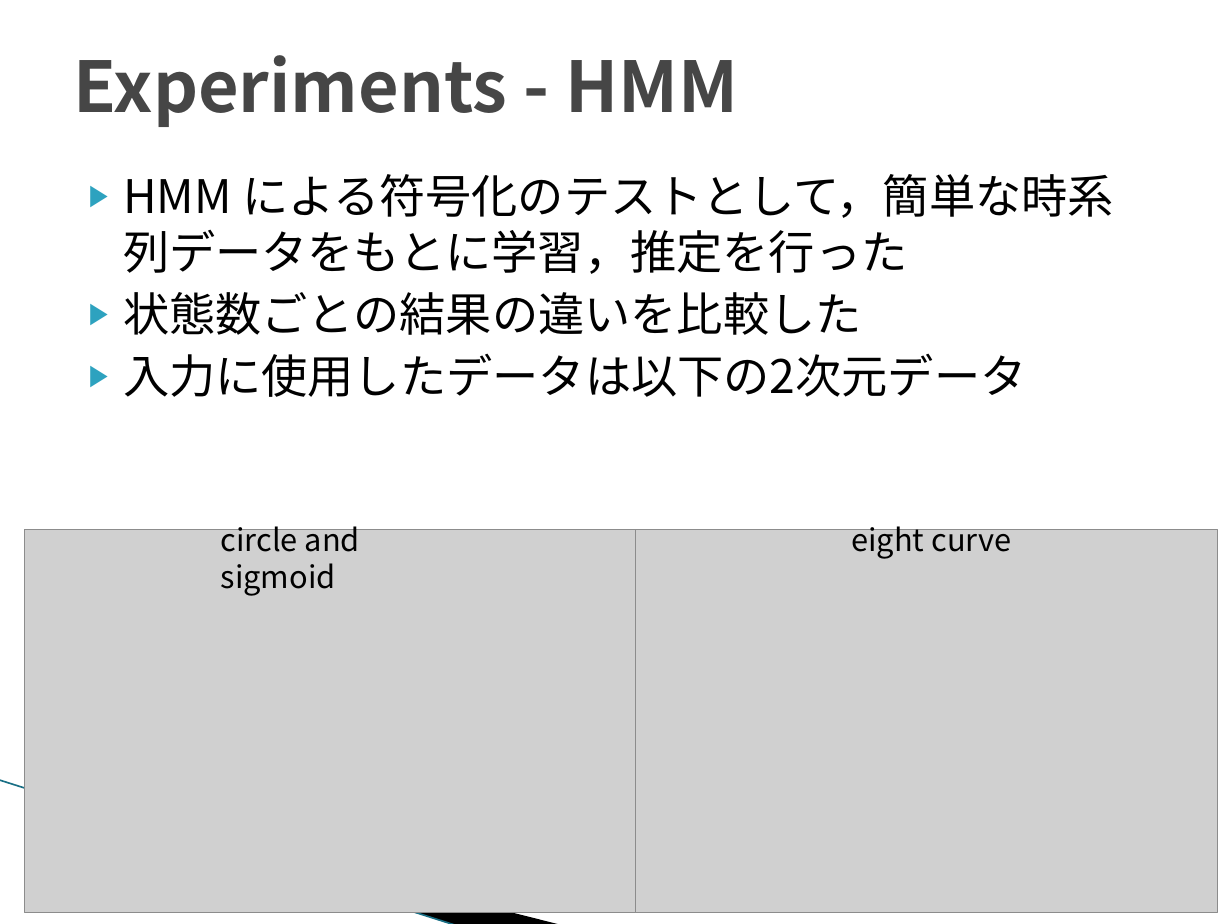
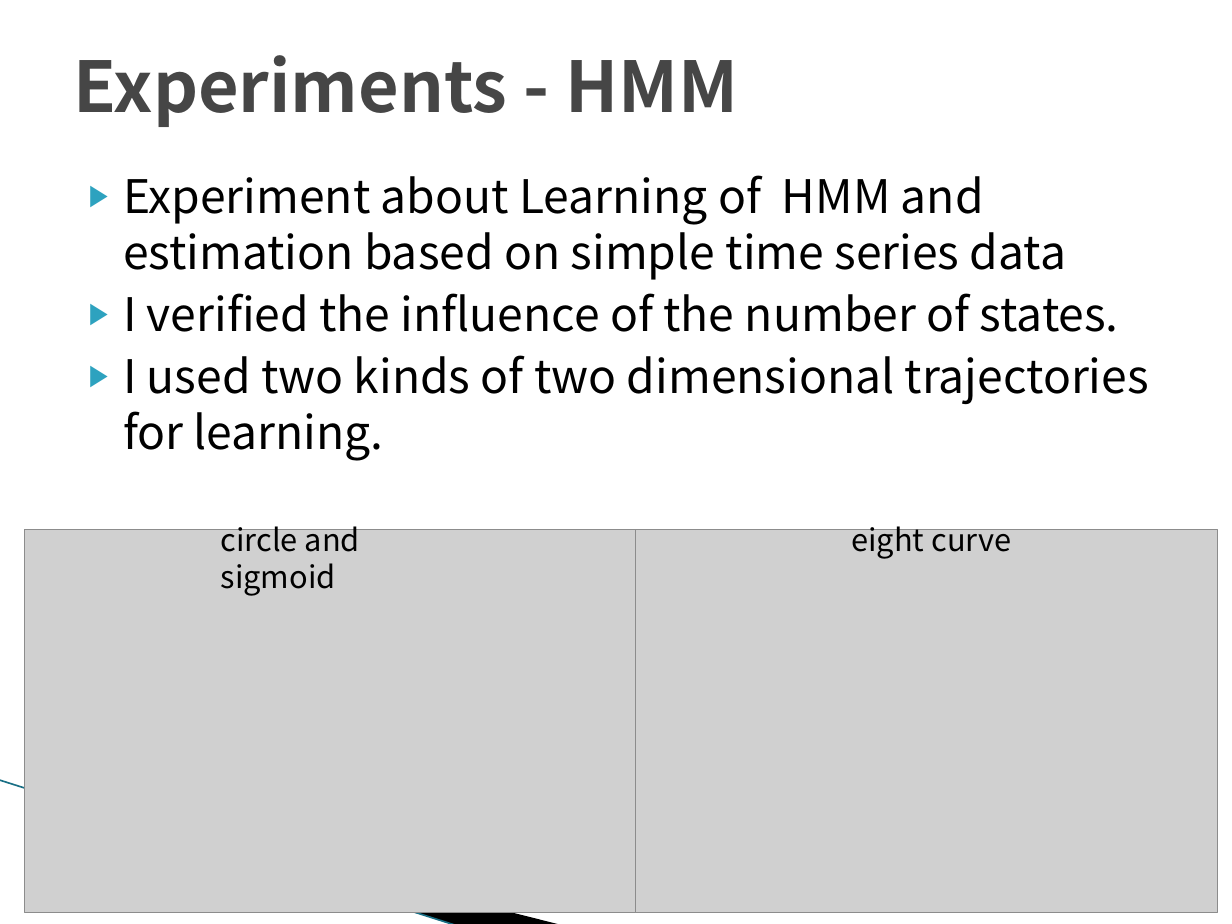
Before and after one commit to TetsuyaKomota/MyMasterStudies, a slide deck: slide 12 of slides/seminar_20170705_japanese.pptx. Drawn at 1232x924 pixels with LibreOffice and Linux fonts; fonts in the diff are those of the drawing; grey boxes stand for pictures; background and template pictures are left out. Boxes give left, top, right and bottom in pixels: in the first picture for what was removed or moved away, otherwise in the second. Text is boxed around its words. In the diff, an @@ line names an element or a change of style, - is before the commit and + after.

```diff
--- a/slides/seminar_20170705_japanese.pptx
+++ b/slides/seminar_20170705_japanese.pptx
@@ text at (123, 175, 1149, 461): text changed @@
-▶ HMM による符号化のテストとして，簡単な時系列データをもとに学習，推定を行った
-▶ 状態数ごとの結果の違いを比較した
-▶ 入力に使用したデータは以下の2次元データ
+▶ Experiment about Learning of HMM and estimation based on simple time series data
+▶ I verified the influence of the number of states.
+▶ I used two kinds of two dimensional trajectories for learning.
```
Also in this commit, not shown: 6 other slides changed, 4 slides added, 2 slides removed.
